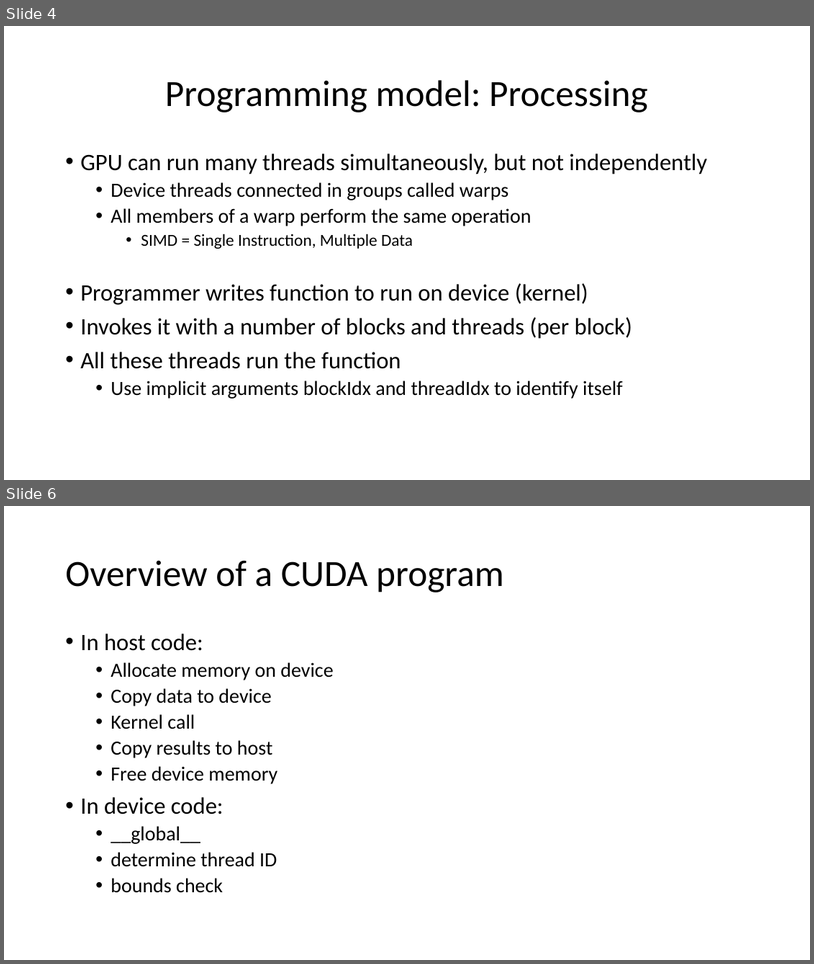
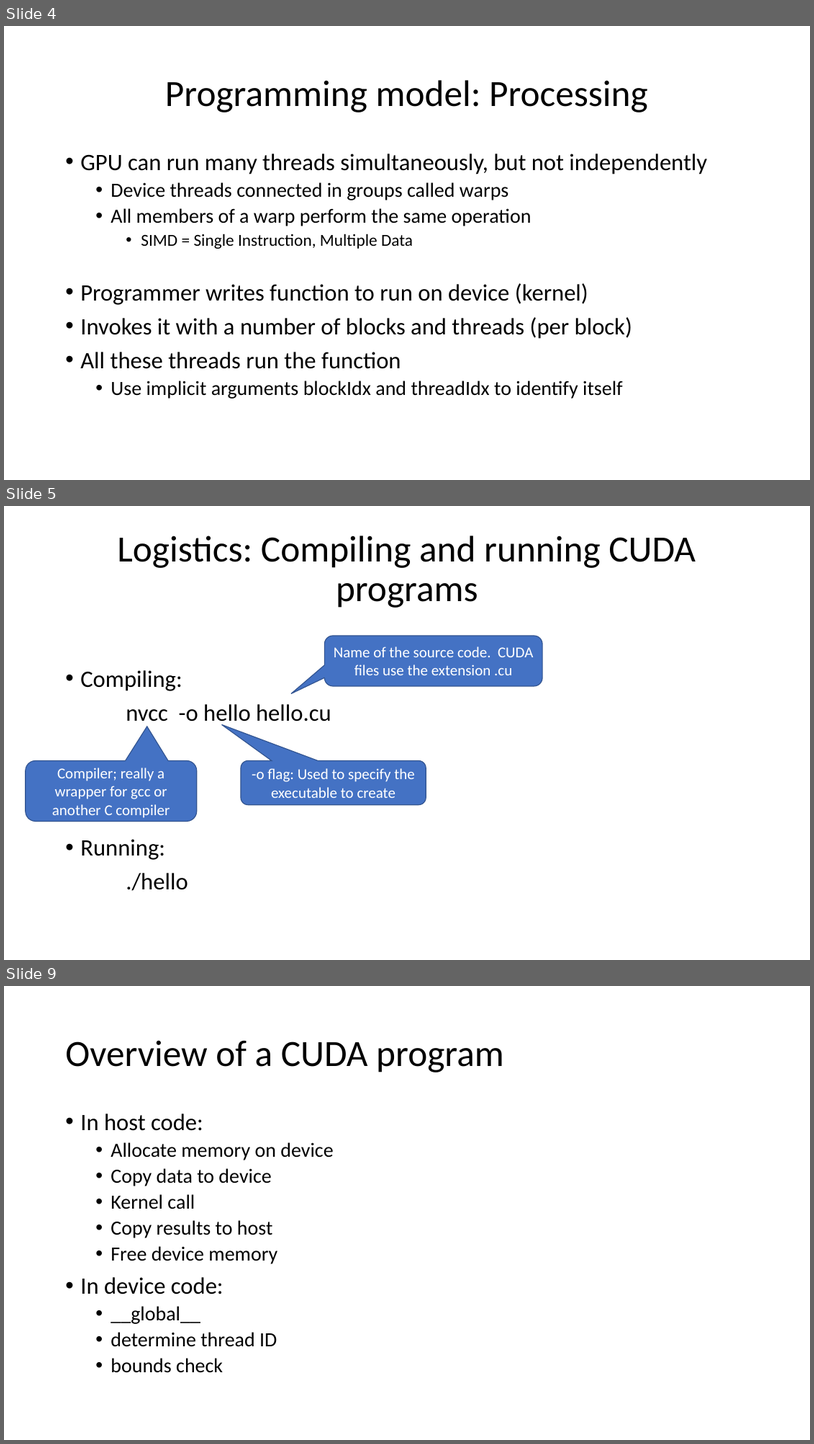
Before and after one commit to TeachingUndergradsCHC/modules, a slide deck: Programming/cuda/lecture_slides.pptx. Shown one above the other, each under a label of ours: slides 4 and 6 before the commit, slides 4, 5 and 9 after it; the slides between them are not shown. The pictures are 814x964 and 814x1444 pixels, drawn with LibreOffice and Linux fonts; fonts in the diff are those of the drawing. Boxes give left, top, right and bottom in pixels: in the first picture for what was removed or moved away, otherwise in the second. Text is boxed around its words. In the diff, an @@ line names an element or a change of style, - is before the commit and + after.

```diff
--- a/Programming/cuda/lecture_slides.pptx
+++ b/Programming/cuda/lecture_slides.pptx
@@ slide 5 added at [4, 506, 810, 960], background #FFFFFF @@
@@ title added at [117, 536, 696, 608], 44 pt, text #000000 @@
+Logistics: Compiling and running CUDA programs
@@ rounded speech box added at [324, 636, 543, 686], fill #4472C4, outline #325491 1 pt, 18 pt, text #FFFFFF @@
+Name of the source code. CUDA files use the extension .cu
@@ text added at [80, 670, 332, 890], 28 pt, text #000000 @@
+• Compiling:
+nvcc -o hello hello.cu
+• Running:
+./hello
@@ rounded speech box added at [25, 761, 196, 821], fill #4472C4, outline #325491 1 pt, 18 pt, text #FFFFFF @@
+Compiler; really a wrapper for gcc or another C compiler
@@ rounded speech box added at [241, 761, 426, 805], fill #4472C4, outline #325491 1 pt, 18 pt, text #FFFFFF @@
+-o flag: Used to specify the executable to create
@@ what was slide 6 is now slide 9 @@
```
Also in this commit, not shown: 2 slides changed, 8 other slides added, 3 slides removed, 3 other files.
